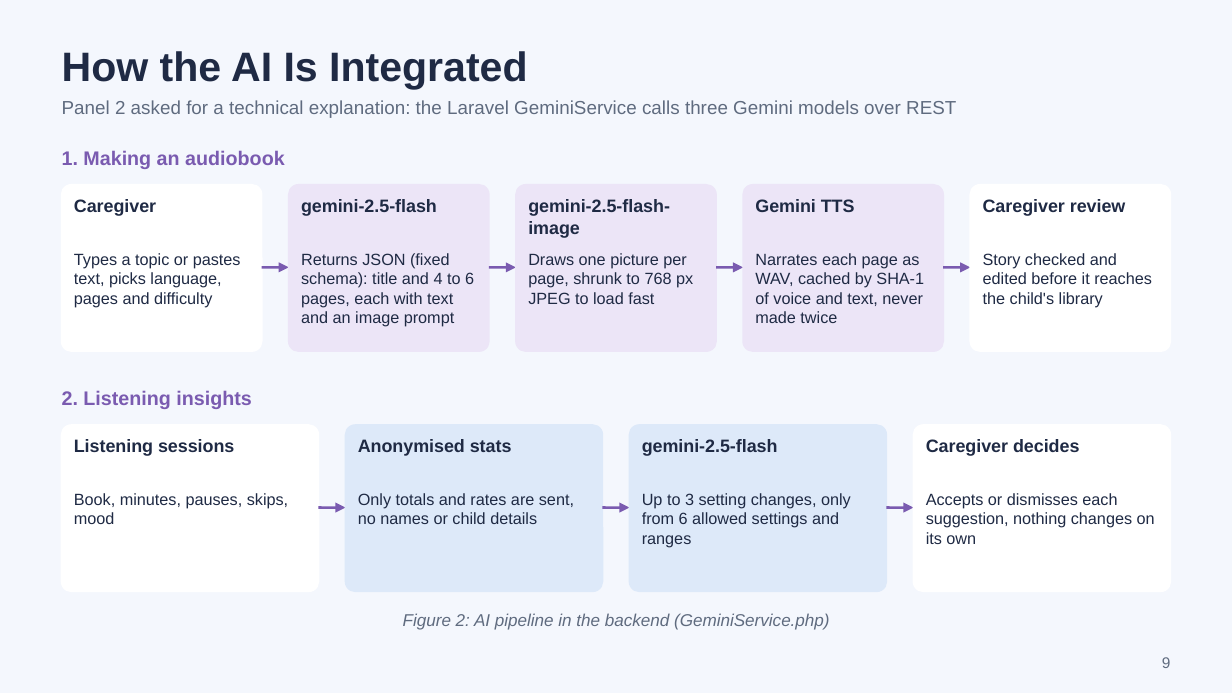
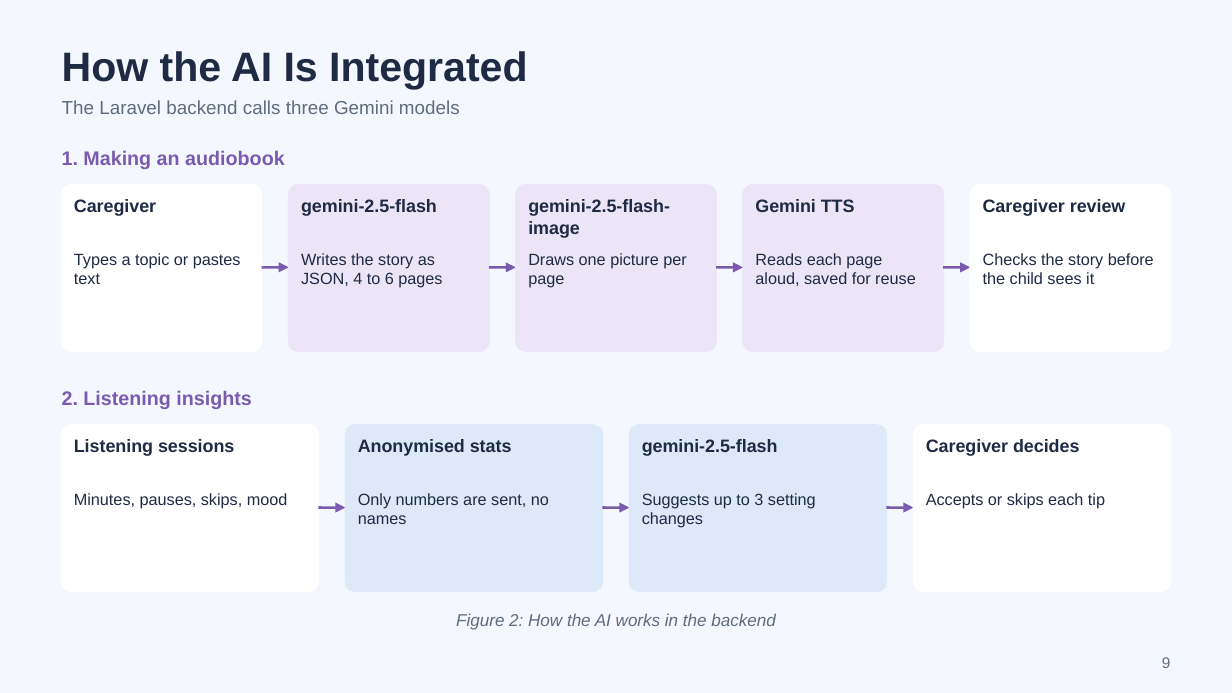
Before and after one commit to scz912/autism_audiobook, a slide deck: slide 9 of deliverables/Visual_Playlist_AP2_Progress.pptx. Drawn at 1232x693 pixels with LibreOffice and Linux fonts; fonts in the diff are those of the drawing. Boxes give left, top, right and bottom in pixels: in the first picture for what was removed or moved away, otherwise in the second. Text is boxed around its words. In the diff, an @@ line names an element or a change of style, - is before the commit and + after.

```diff
--- a/deliverables/Visual_Playlist_AP2_Progress.pptx
+++ b/deliverables/Visual_Playlist_AP2_Progress.pptx
@@ text at [62, 100, 460, 114]: text changed @@
-Panel 2 asked for a technical explanation: the Laravel GeminiService calls three Gemini models over REST
+The Laravel backend calls three Gemini models
@@ text at [74, 253, 241, 284]: text changed @@
-Types a topic or pastes text, picks language, pages and difficulty
+Types a topic or pastes text
@@ text at [301, 253, 442, 288]: text changed @@
-Returns JSON (fixed schema): title and 4 to 6 pages, each with text and an image prompt
+Writes the story as JSON, 4 to 6 pages
@@ text at [528, 253, 686, 288]: text changed @@
-Draws one picture per page, shrunk to 768 px JPEG to load fast
+Draws one picture per page
@@ text at [755, 253, 916, 286]: text changed @@
-Narrates each page as WAV, cached by SHA-1 of voice and text, never made twice
+Reads each page aloud, saved for reuse
@@ text at [983, 253, 1154, 284]: text changed @@
-Story checked and edited before it reaches the child's library
+Checks the story before the child sees it
@@ text at [74, 493, 288, 509]: text changed @@
-Book, minutes, pauses, skips, mood
+Minutes, pauses, skips, mood
@@ text at [358, 493, 549, 524]: text changed @@
-Only totals and rates are sent, no names or child details
+Only numbers are sent, no names
@@ text at [642, 493, 816, 528]: text changed @@
-Up to 3 setting changes, only from 6 allowed settings and ranges
+Suggests up to 3 setting changes
@@ text at [926, 493, 1105, 509]: text changed @@
-Accepts or dismisses each suggestion, nothing changes on its own
+Accepts or skips each tip
@@ text at [456, 613, 776, 630]: text changed @@
-Figure 2: AI pipeline in the backend (GeminiService.php)
+Figure 2: How the AI works in the backend
```
Also in this commit, not shown: 16 other slides changed, 1 other file.
